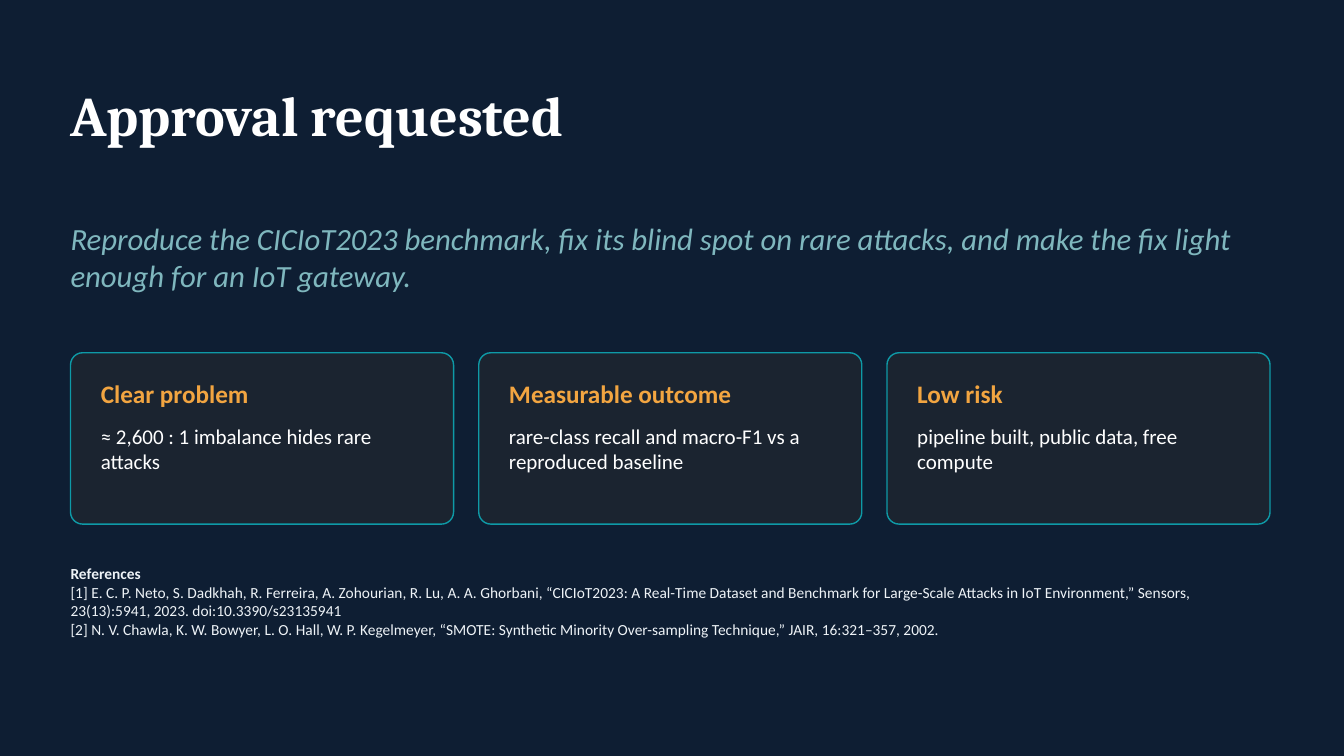
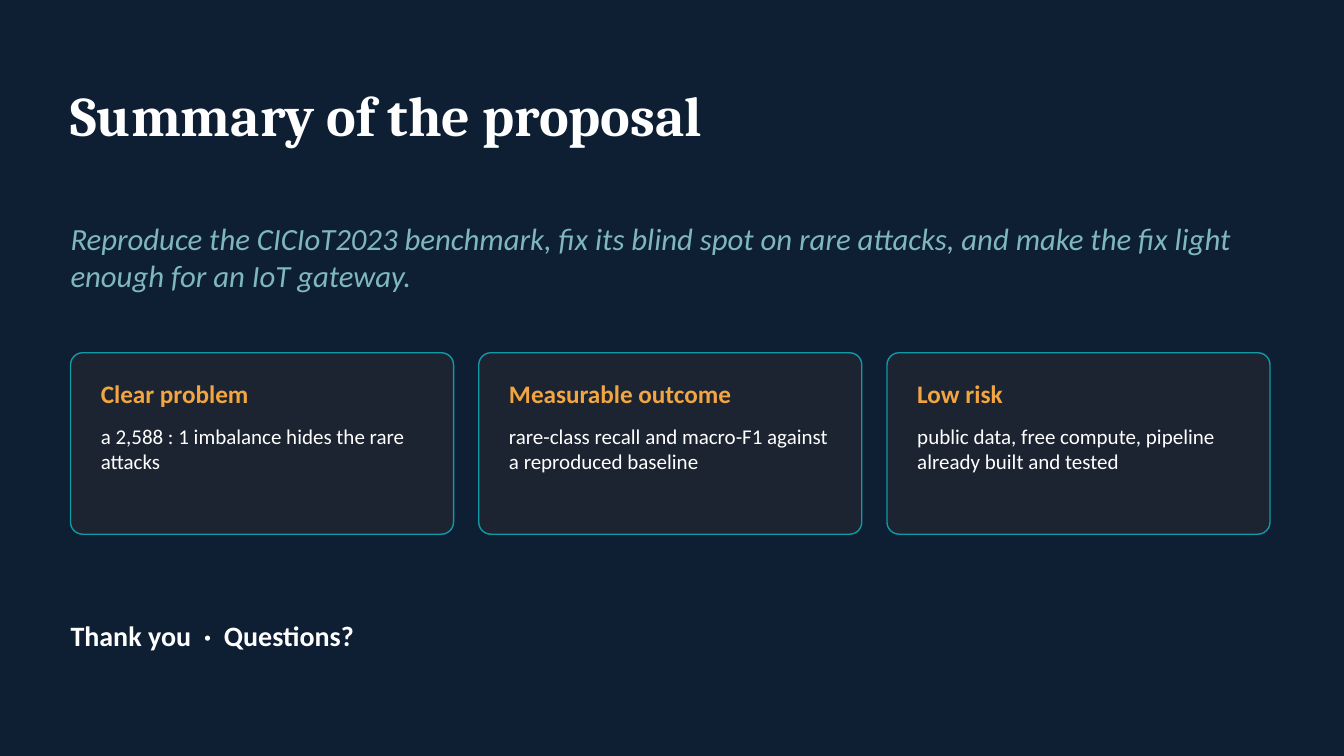
Before and after one commit to Dhruvsandilya0711/IoT_Mini_Project, a slide deck: slide 16 of slides/Phase1_Proposal.pptx (slide 12 before the commit). Drawn at 1344x756 pixels with LibreOffice and Linux fonts; fonts in the diff are those of the drawing. Boxes give left, top, right and bottom in pixels: in the first picture for what was removed or moved away, otherwise in the second. Text is boxed around its words. In the diff, an @@ line names an element or a change of style, - is before the commit and + after.

Commit message:
Rebuild both presentations and drop the Raspberry Pi wording
Phase 1 (proposal, 16 slides) and Phase 2 (results and demo, 21 slides)
now open with an NITK title slide and an outline, end with references,
and Phase 2 adds slides on how the experiments were run and on the live
demo. The report, its diagrams and both decks describe the gateway as a
generic device. notebooks/demo.ipynb runs the demo in Kaggle.

```diff
--- a/slides/Phase1_Proposal.pptx
+++ b/slides/Phase1_Proposal.pptx
@@ title at [71, 96, 703, 149]: text changed @@
-Approval requested
+Summary of the proposal
@@ rounded rectangle: place and size @@
-rounded rectangle at [71, 353, 454, 524]
+rounded rectangle at [71, 353, 454, 534]
@@ rounded rectangle: place and size @@
-rounded rectangle at [479, 353, 862, 524]
+rounded rectangle at [479, 353, 862, 534]
@@ proportions changed in 3 elements at [71, 353, 454, 534], [479, 353, 862, 534], [887, 353, 1270, 534] @@
@@ rounded rectangle: place and size @@
-rounded rectangle at [887, 353, 1270, 524]
+rounded rectangle at [887, 353, 1270, 534]
@@ text at [101, 429, 404, 469]: text changed @@
-≈ 2,600 : 1 imbalance hides rare attacks
+a 2,588 : 1 imbalance hides the rare attacks
@@ text at [509, 429, 827, 473]: text changed @@
-rare-class recall and macro-F1 vs a reproduced baseline
+rare-class recall and macro-F1 against a reproduced baseline
@@ text at [917, 429, 1214, 473]: text changed @@
-pipeline built, public data, free compute
+public data, free compute, pipeline already built and tested
@@ text at [71, 626, 354, 651]: text changed; size 11 to 20 pt; text colour #EEF3F7 to #FFFFFF; bold on @@
-References
-[1] E. C. P. Neto, S. Dadkhah, R. Ferreira, A. Zohourian, R. Lu, A. A. Ghorbani, “CICIoT2023: A Real-Time Dataset and Benchmark for Large-Scale Attacks in IoT Environment,” Sensors, 23(13):5941, 2023. doi:10.3390/s23135941
-[2] N. V. Chawla, K. W. Bowyer, L. O. Hall, W. P. Kegelmeyer, “SMOTE: Synthetic Minority Over-sampling Technique,” JAIR, 16:321–357, 2002.
+Thank you · Questions?
@@ text "Thank you · Questions?" at [71, 626, 354, 651]: vertical alignment top to middle @@
```
Also in this commit, not shown: 11 other slides changed, 4 slides added, 18 other files.
